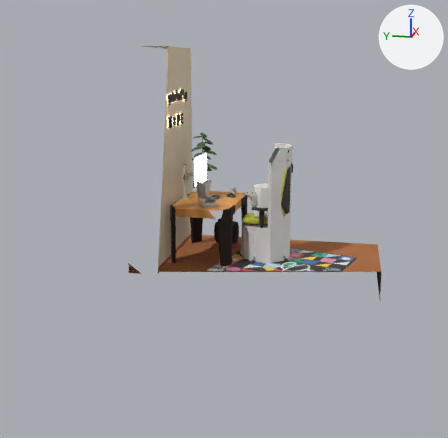
Renders of the glTF model static/models/office.glb from each side of a commit.
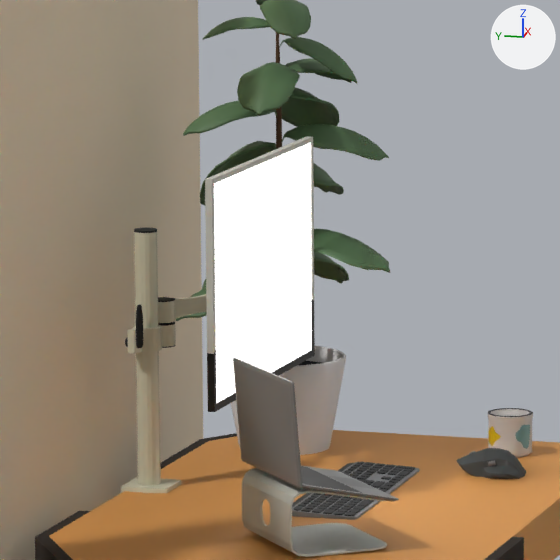
Each version appears first whole from a 50 mm lens placed at (-9.68, -1.34, 3.41), pointed at (-0.34, 0.52, 1.08), and next in a close-up on the part from 37% to 54% of the width and 31% to 48% of the height. Arrows for +X, +Y and +Z are at upper right; the lights stay in place. Everything nearer to the camera than a plane just in front of the edit is cut away. Where no turn or scale is listed for an object, it has been applied to the vertices. Vertices at the same position are counted once.

Objects in the first close-up: 'mounted-Cylinder.021', 'r-Cube', 'screen-Cube.002', 'table-Cube.001', 'table-Cube.008', 'table-Cube.009', 'table-Cube.011', 'table-Cube.047', 'table-Cube.049', 'table-Cylinder.007', 'table-Cylinder.008', 'table-Cylinder.009', 'table-Cylinder.011', 'table-Plane.006', 'table-Plane.010', 'table-pot'.
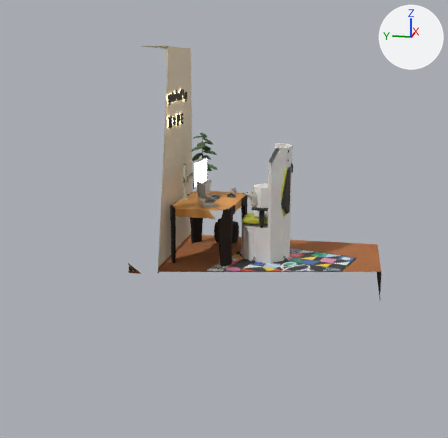
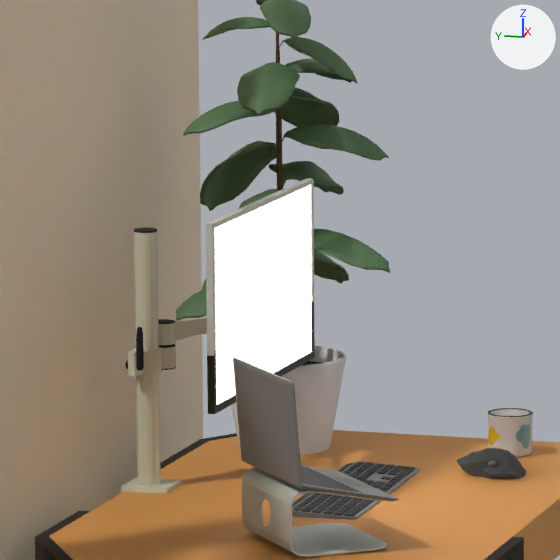
Pixel boxes [x1, y1, x2, y2] of what changed, in the close-ups (560 x 560 px; the box of a moved part takes in the faces that stretch with it):
'screen-Cube.002', reshaped, moved (15% shorter): before [214, 143, 312, 403]; after [215, 185, 312, 405]
'table-Cube.008', reshaped, moved (14% shorter): before [205, 136, 315, 412]; after [206, 178, 315, 414]
'table-Cylinder.011', moved: before [158, 294, 207, 324]; after [158, 316, 207, 346]
'table-Cylinder.008', moved: before [127, 325, 162, 354]; after [128, 347, 162, 376]
'table-Cylinder.009', moved: before [158, 323, 176, 348]; after [159, 345, 176, 370]
'table-Cube.011', moved: before [125, 304, 143, 348]; after [125, 327, 144, 371]
part 2 of me_cube_008, moved or reshaped: before [205, 136, 314, 354]; after [206, 178, 314, 356]
part 3 of me_cube_008, moved or reshaped: before [207, 299, 315, 412]; after [207, 301, 315, 414]
'table-Plane.006', unchanged, uncovered by the edit: before [200, 141, 276, 205]; after [200, 141, 276, 211]

What changed in the scene script:
```text
Change me_screen_cube_001:
    used by ob_screen_cube_002; location = (1.338, 1.325, 1.571)
    remove me_screen_cube_001.from_pydata(...)  # 18 vertices, 20 faces; spans x -0.379..0.374, y -0.06..0.004, z -0.264..0.264
    add me_screen_cube_001.from_pydata(...)  # 4 vertices, 2 faces; spans x -0.379..0.374, y -0.06..0.004, z -0.214..0.214
    me_screen_cube_001 part 1: the whole mesh is rebuilt
Change me_cube_008:
    where me_cube_008.from_pydata(...)  # 110 vertices, 204 faces; spans x -0.394..0.39, y -0.065..0.03, z -0.281..0.276
    used by ob_table_cube_008; location = (1.338, 1.325, 1.571)
    me_cube_008 part 2: all 42 vertices in x -0.394..0.39, y -0.065..0.03, z 0.166..0.276 are moved by (0.0, 0.0, -0.05)
    me_cube_008 part 3: all 60 vertices in x -0.394..0.39, y -0.065..0.03, z -0.281..-0.135 are moved by (0.0, 0.0, 0.05)
Change ob_screen_cube_002:
    ob_screen_cube_002.location: (1.338, 1.325, 1.571) -> (1.338, 1.325, 1.515)
Change ob_table_cylinder_008:
    ob_table_cylinder_008.location: (1.307, 1.587, 1.396) -> (1.307, 1.587, 1.341)
Change ob_table_cube_011:
    ob_table_cube_011.location: (1.255, 1.59, 1.396) -> (1.255, 1.59, 1.341)
Change ob_table_cylinder_009:
    ob_table_cylinder_009.location: (1.368, 1.56, 1.396) -> (1.368, 1.56, 1.341)
Change ob_table_cylinder_011:
    ob_table_cylinder_011.location: (1.368, 1.56, 1.455) -> (1.368, 1.56, 1.4)
Change ob_table_cube_008:
    ob_table_cube_008.location: (1.338, 1.325, 1.571) -> (1.338, 1.325, 1.515)
```
